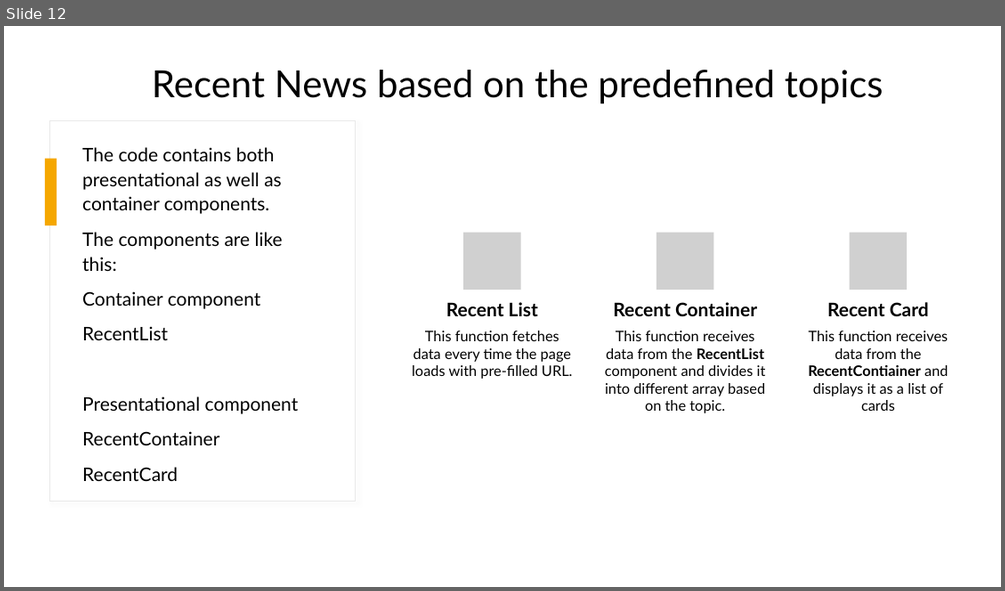
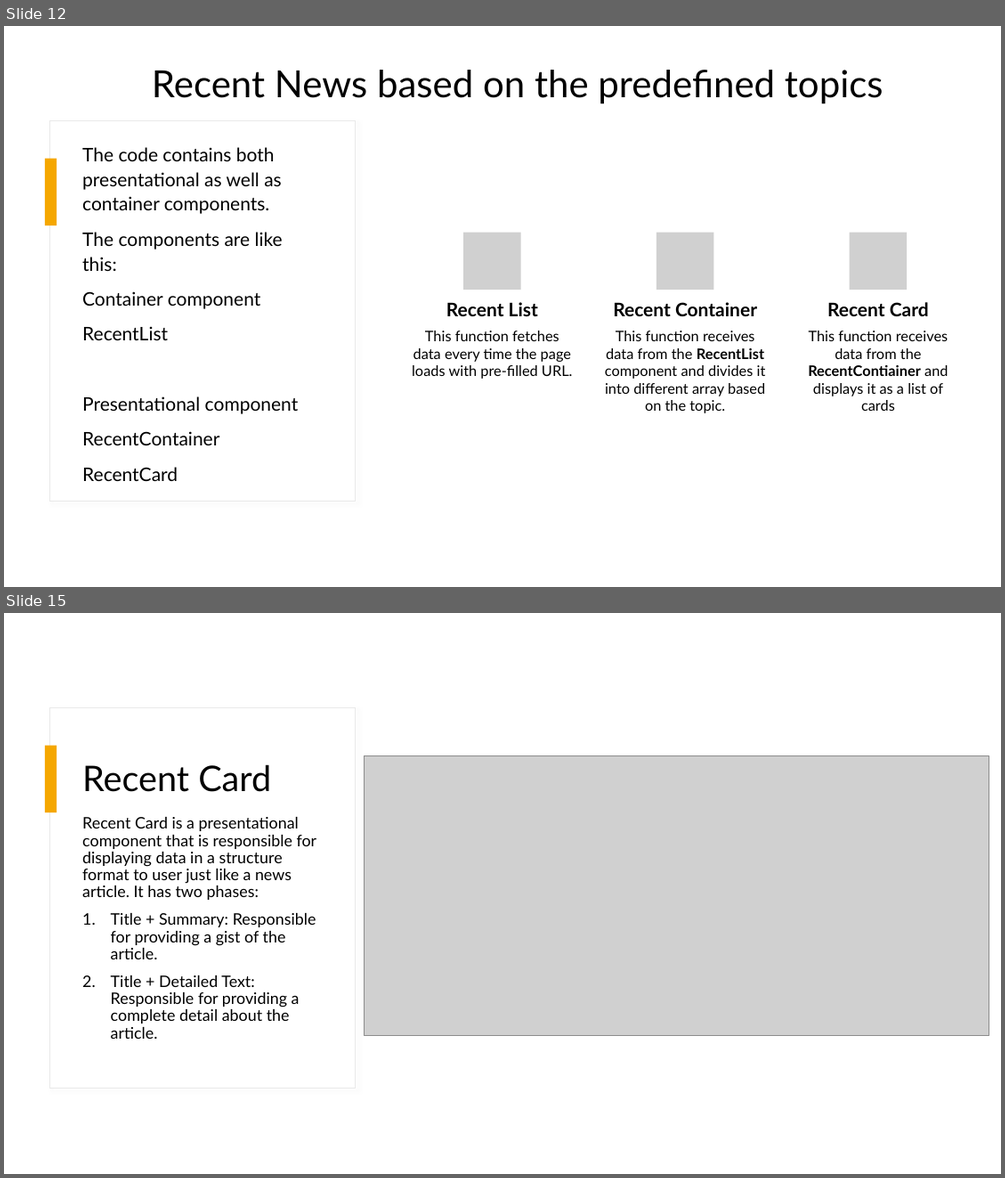
Before and after one commit to KomeOn/news-corner, a slide deck: src/News-corner.pptx. Shown one above the other, each under a label of ours: slide 12 before the commit, slides 12 and 15 after it; the slides between them are not shown. The pictures are 1005x591 and 1005x1178 pixels, drawn with LibreOffice and Linux fonts; fonts in the diff are those of the drawing; grey boxes stand for pictures. Boxes give left, top, right and bottom in pixels: in the first picture for what was removed or moved away, otherwise in the second. Text is boxed around its words. In the diff, an @@ line names an element or a change of style, - is before the commit and + after.

```diff
--- a/src/News-corner.pptx
+++ b/src/News-corner.pptx
@@ slide 15 added at (4,613,1001,1174), background #FFFFFF; not listed: 2 template elements that a slide beside it also shows @@
@@ title added at (82,764,271,792), 34 pt, text #000000 @@
+Recent Card
@@ picture added at (364,755,989,1035) @@
@@ text added at (82,817,317,1038), 15.3 pt, text #000000 @@
+Recent Card is a presentational component that is responsible for displaying data in a structure format to user just like a news article. It has two phases:
+1. Title + Summary: Responsible for providing a gist of the article.
+2. Title + Detailed Text: Responsible for providing a complete detail about the article.
```
Also in this commit, not shown: 11 slides changed, 7 other slides added, 1 slide removed, 1 other file.
